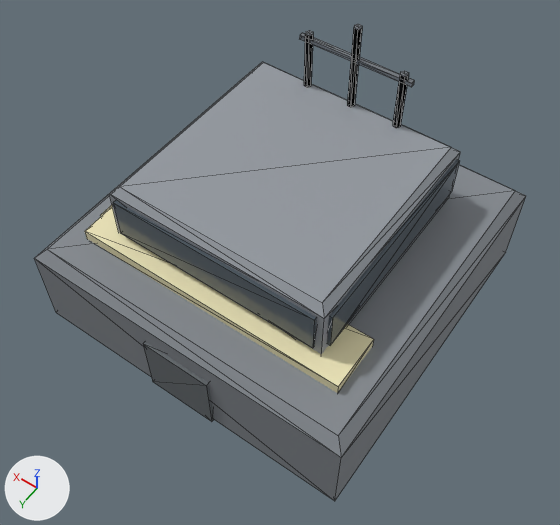
The glTF model assets/models/tech_center.glb: old version first, new version second.
Before and after are seen from a 50 mm camera at (-6.13, 8.89, 14.53) aimed at (-0.46, 0.94, 2.04). Arrows for +X, +Y and +Z are at lower left; the lights stay in place. The picture after the commit comes second. Mesh edges are drawn as thin lines. Vertices at exactly the same position are counted once.

The older version as bpy lines, for what is in view:
```python
mat_dark = principled_material('Dark')
mat_dark.base_color = (0.133, 0.149, 0.161)  # grey #666c70
mat_dark.roughness = 0.85
mat_faction = principled_material('Faction')
mat_faction.base_color = (0.851, 0.784, 0.478)  # beige #eee5b8
mat_faction.roughness = 0.6
mat_glass = principled_material('Glass')
mat_glass.base_color = (0.075, 0.098, 0.12)  # greyish blue #4d5861
mat_glass.roughness = 0.15
mat_hull = principled_material('Hull')
mat_hull.base_color = (0.227, 0.247, 0.271)  # grey #83888e
mat_hull.roughness = 0.75
mat_steel = principled_material('Steel')
mat_steel.base_color = (0.29, 0.314, 0.345)  # grey #93989f
mat_steel.roughness = 0.8
me_body = bpy.data.meshes.new('Body')
me_body.from_pydata(...)  # 114 vertices, 184 faces; spans x -3.75..3.75, y -3.75..3.82, z 0.0..5.65
# faces by material slot: [20, 20, 24, 84, 12, 24]
me_body.materials.append(mat_hull)  # grey #83888e
me_body.materials.append(mat_steel)  # grey #93989f
me_body.materials.append(mat_glass)  # greyish blue #4d5861
me_body.materials.append(mat_metal)  # grey #93989f
me_body.materials.append(mat_dark)  # grey #666c70
me_body.materials.append(mat_faction)  # beige #eee5b8
# before: 0 (-3.53, -3.53, 2.2) at pixel (515, 190), 1 (3.53, -3.53, 2.2), 2 (3.53, 3.53, 2.2) at pixel (47, 249), 3 (-3.53, 3.53, 2.2) at pixel (338, 435), 8 (-3.75, 3.75, 1.98) at pixel (341, 457)
# before: 9 (3.75, 3.75, 1.98) at pixel (34, 258), 10 (3.75, -3.75, 1.98) at pixel (252, 69), 11 (-3.75, -3.75, 1.98) at pixel (526, 195)
ob_body = bpy.data.objects.new('Body', me_body)
ob_body.location = (0.0, 0.0, 0.0)
```
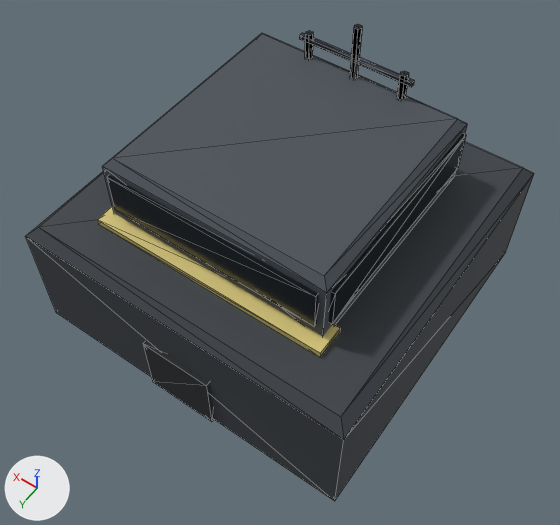
Where the change shows, as pixel boxes [x1, y1, x2, y2] in the pictures (560 x 525 px; the box of a moved part takes in the faces that stretch with it):
'Body', recoloured, reshaped: before [34, 24, 526, 501]; after [26, 24, 534, 501]
part 1 of me_body, moved or reshaped: before [109, 62, 460, 354]; after [102, 33, 467, 336]
part 2 of me_body, moved or reshaped: before [113, 201, 317, 348]; after [107, 175, 318, 327]
part 3 of me_body, moved or reshaped: before [327, 160, 460, 346]; after [329, 134, 466, 324]
part 4 of me_body, moved or reshaped: before [85, 207, 374, 393]; after [97, 207, 340, 358]
part 5 of me_body, moved or reshaped: before [34, 72, 526, 501]; after [26, 142, 534, 501]

The edits, one by one:
Material 'Hull' (mat_hull) changes colour from grey #83888e to dark grey #3a3f45; in linear values from (0.227, 0.247, 0.271) to (0.0421, 0.0497, 0.0597).
Material 'Steel' (mat_steel) changes colour from grey #93989f to dark grey #4a5058; in linear values from (0.29, 0.314, 0.345) to (0.0684, 0.0804, 0.0975).
Material 'Glass' (mat_glass) changes colour from greyish blue #4d5861 to black #13191f; in linear values from (0.075, 0.098, 0.12) to (0.00657, 0.00972, 0.0134).
Material 'Dark' (mat_dark) changes colour from grey #666c70 to black #222629; in linear values from (0.133, 0.149, 0.161) to (0.0159, 0.0194, 0.0222).
Material 'Faction' (mat_faction) changes colour from beige #eee5b8 to yellow #d9c87a; in linear values from (0.851, 0.784, 0.478) to (0.694, 0.577, 0.194).
me_body has 114 vertices, 184 faces and spans x -3.75..3.75, y -3.75..3.82, z 0.0..5.65.
me_body is used by ob_body; location (0.0, 0.0, 0.0).
me_body part 1: the loose piece of 12 vertices spanning x -2.47..2.47, y -2.47..2.47, z 2.25..3.75 is scaled about its middle by (1, 1, 1.07), then moved by (0.0, 0.0, 0.7).
me_body part 2: the loose piece of 8 vertices spanning x -2.33..2.33, y 2.4..2.55, z 2.6..3.5 is moved by (0.0, 0.0, 0.7).
me_body part 3: the loose piece of 8 vertices spanning x -2.55..-2.4, y -2.33..2.33, z 2.6..3.5 is moved by (0.0, 0.0, 0.7).
me_body part 4: the loose piece of 8 vertices spanning x -3.08..3.08, y 1.65..2.85, z 2.16..2.44 is scaled about its middle by (0.854, 0.531, 0.5), then moved by (0.0, 0.23, 0.67).
Part 5, on me_body:
Vertices 0 to 3, 8 to 11 of me_body move by (0.0, 0.0, 0.7).
